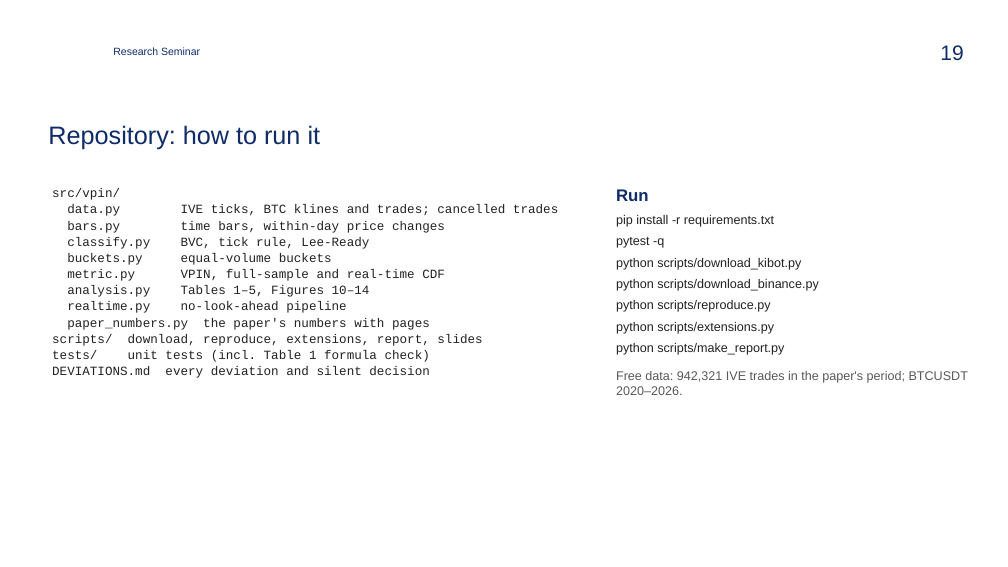
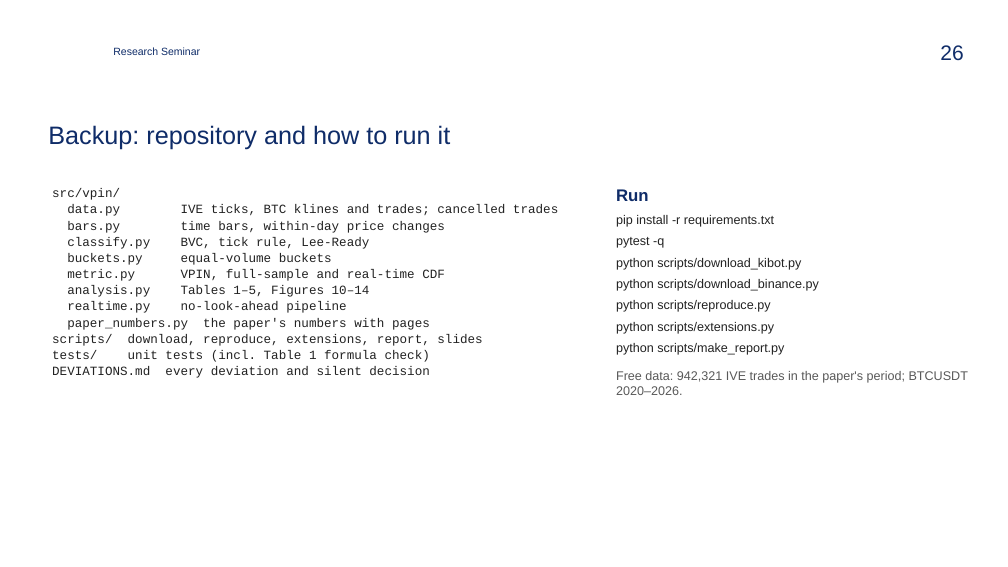
Before and after one commit to zavaz5/flow-toxicity-vpin, a slide deck: slide 26 of docs/presentation.pptx (slide 19 before the commit). Drawn at 1008x567 pixels with LibreOffice and Linux fonts; fonts in the diff are those of the drawing; background and template pictures are left out. Boxes give left, top, right and bottom in pixels: in the first picture for what was removed or moved away, otherwise in the second. Text is boxed around its words. In the diff, an @@ line names an element or a change of style, - is before the commit and + after.

```diff
--- a/docs/presentation.pptx
+++ b/docs/presentation.pptx
@@ page number at (940,45,963,61): text changed @@
-19
+26
@@ title at (48,125,451,150): text changed @@
-Repository: how to run it
+Backup: repository and how to run it
```
Also in this commit, not shown: 4 other slides changed, 6 slides added, 37 other files.
